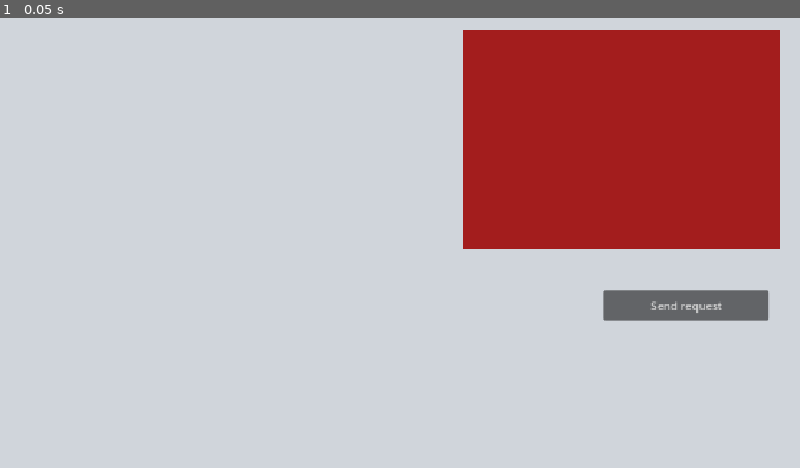
Above: before the commit, frame 1.
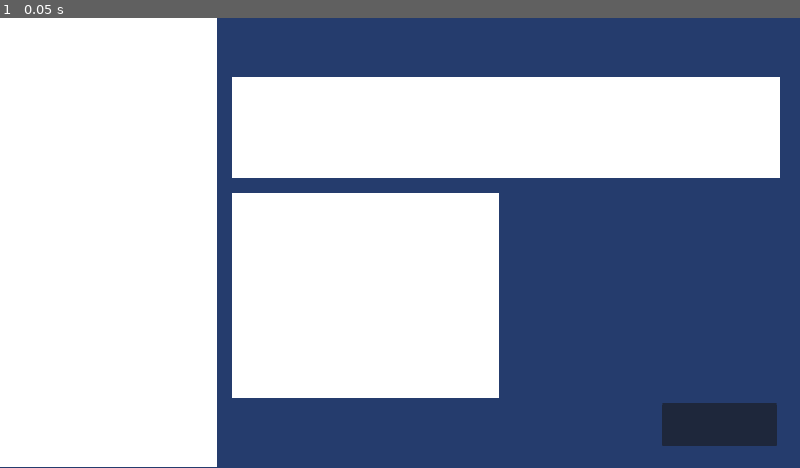
Above: after the commit, the same moment.

Repository: JoyDev941/Project_Stuzha
Game: Godot game, scene res://client-draft.tscn
Two runs of this game, one before a commit and one after it. Both use one fixed random seed, a clock stepped at 60 frames per second and the inputs below.
Inputs:
- Up to frame 1 (0.05 s): no input

The runs differ from the first frame. In frame 1, 100% of the frame differs, in the area x 0-100%, y 0-100%.

Commit message:
Updated UI for Partitioning Tool

Diff:
--- a/Client Application/stuzha-client/client-draft.tscn
+++ b/Client Application/stuzha-client/client-draft.tscn
@@ -1,29 +1,42 @@
 [gd_scene format=3 uid="uid://bmlbc5pdeqkwp"]
 
-[ext_resource type="Script" uid="uid://chx70i6n010sj" path="res://getBtnTestingDiagnose.gd" id="1_akrkj"]
+[ext_resource type="Script" uid="uid://bnlm88ir7noab" path="res://scripts/GPT_Drive_Draft.gd" id="1_akrkj"]
 
-[node name="Node2D" type="Node2D" unique_id=1571054214]
+[node name="StuzhaPartitionerTool" type="Node2D" unique_id=1571054214]
+position = Vector2(105, 109)
 script = ExtResource("1_akrkj")
 
-[node name="ColorRect" type="ColorRect" parent="." unique_id=610357957]
-offset_left = 668.0
-offset_top = 16.0
-offset_right = 1122.0
-offset_bottom = 334.0
-color = Color(0.6392157, 0.11372549, 0.11372549, 1)
+[node name="VBoxContainer" type="VBoxContainer" parent="." unique_id=1082350894]
+visible = false
+offset_right = 439.0
+offset_bottom = 47.0
 
-[node name="RichTextLabel" type="RichTextLabel" parent="." unique_id=1695712357]
-offset_left = 674.0
-offset_top = 23.0
-offset_right = 1115.0
-offset_bottom = 327.0
-theme_override_colors/default_color = Color(1, 1, 1, 1)
+[node name="Label" type="Label" parent="VBoxContainer" unique_id=1690237447]
+layout_mode = 2
 
-[node name="HTTPRequest" type="HTTPRequest" parent="." unique_id=471307468]
+[node name="DriveDropdown" type="OptionButton" parent="VBoxContainer" unique_id=1690730231]
+layout_mode = 2
 
-[node name="Button" type="Button" parent="." unique_id=1561950598]
-offset_left = 869.0
-offset_top = 392.0
-offset_right = 1107.0
-offset_bottom = 436.0
-text = "Send request"
+[node name="ColorRect" type="ColorRect" parent="." unique_id=610130162]
+offset_left = -104.0
+offset_top = -110.0
+offset_right = 208.0
+offset_bottom = 536.0
+
+[node name="ColorRect2" type="ColorRect" parent="." unique_id=1527788639]
+offset_left = 228.0
+offset_top = -24.0
+offset_right = 1018.0
+offset_bottom = 121.0
+
+[node name="ColorRect3" type="ColorRect" parent="." unique_id=474060988]
+offset_left = 229.0
+offset_top = 144.0
+offset_right = 613.0
+offset_bottom = 438.0
+
+[node name="Button" type="Button" parent="." unique_id=935205544]
+offset_left = 848.0
+offset_top = 446.0
+offset_right = 1014.0
+offset_bottom = 508.0
--- a/Client Application/stuzha-client/project.godot
+++ b/Client Application/stuzha-client/project.godot
@@ -27,4 +27,4 @@
 [rendering]
 
 rendering_device/driver.windows="d3d12"
-environment/defaults/default_clear_color=Color(0.8156863, 0.8352941, 0.85882354, 1)
+environment/defaults/default_clear_color=Color(0.14509805, 0.23529412, 0.42745098, 1)
--- /dev/null
+++ b/Client Application/stuzha-client/scripts/GPT_Drive_Draft.gd
@@ -0,0 +1,103 @@
+extends Node2D
+
+@onready var drive_dropdown: OptionButton = $VBoxContainer/DriveDropdown
+
+var available_drives: Array[Dictionary] = []
+
+
+func _ready():
+	detect_drives()
+
+
+func detect_drives():
+	drive_dropdown.clear()
+	available_drives.clear()
+
+	var output: Array = []
+
+	var exit_code = OS.execute(
+		"/usr/bin/lsblk",
+		[
+			"--json",
+			"--bytes",
+			"--output", "NAME,PATH,SIZE,TYPE,RM,MODEL"
+		],
+		output
+	)
+
+	if exit_code != 0 or output.is_empty():
+		drive_dropdown.add_item("Failed to detect drives")
+		drive_dropdown.set_item_disabled(0, true)
+		return
+
+	var result = JSON.parse_string(output[0])
+
+	if not result is Dictionary:
+		drive_dropdown.add_item("Invalid drive information")
+		drive_dropdown.set_item_disabled(0, true)
+		return
+
+	for device in result.get("blockdevices", []):
+		if device.get("type") != "disk":
+			continue
+
+		if not device.get("rm", false):
+			continue
+
+		var drive: Dictionary = {
+			"path": device.get("path", ""),
+			"name": device.get("name", "Unknown"),
+			"size": int(device.get("size", 0)),
+			"model": device.get("model", "Unknown device")
+		}
+
+		available_drives.append(drive)
+
+		var size_gb = drive["size"] / 1_000_000_000.0
+
+		var display_name = "%s — %.2f GB — %s" % [
+			drive["path"],
+			size_gb,
+			drive["model"]
+		]
+
+		drive_dropdown.add_item(display_name)
+		drive_dropdown.set_item_metadata(
+			drive_dropdown.item_count - 1,
+			available_drives.size() - 1
+		)
+
+	if available_drives.is_empty():
+		drive_dropdown.add_item("No removable drives detected")
+		drive_dropdown.set_item_disabled(0, true)
+		return
+
+	drive_dropdown.select(0)
+
+
+func get_selected_drive() -> Dictionary:
+	var index = drive_dropdown.selected
+
+	if index < 0:
+		return {}
+
+	var drive_index = drive_dropdown.get_item_metadata(index)
+
+	if typeof(drive_index) != TYPE_INT:
+		return {}
+
+	if drive_index < 0 or drive_index >= available_drives.size():
+		return {}
+
+	return available_drives[drive_index]
+
+
+func _on_drive_dropdown_item_selected(index: int):
+	var drive = get_selected_drive()
+
+	if drive.is_empty():
+		return
+
+	print("Selected drive: ", drive["path"])
+	print("Model: ", drive["model"])
+	print("Capacity: ", drive["size"], " bytes")
--- /dev/null
+++ b/Client Application/stuzha-client/scripts/check_Drives.gd
@@ -0,0 +1,20 @@
+extends Node
+
+# Called when the node enters the scene tree for the first time.
+func _ready() -> void:
+	detect_drives()
+
+func detect_drives():
+	var output: Array = []
+
+	var exit_code = OS.execute(
+		"lsblk",
+		["--json", "--bytes", "--output", "NAME,PATH,SIZE,TYPE,FSTYPE,MODEL"],
+		output
+	)
+
+	if exit_code == 0:
+		print("Detected Drives: ")
+		print(output[0])
+	else:
+		print("No Drives Detected")
Not shown, added: Client Application/stuzha-client/scripts/GPT_Drive_Draft.gd.uid
Not shown, added: Client Application/stuzha-client/scripts/check_Drives.gd.uid
Renamed: Client Application/stuzha-client/getBtnTestingDiagnose.gd -> Client Application/stuzha-client/scripts/requestDraft.gd
Renamed: Client Application/stuzha-client/getBtnTestingDiagnose.gd.uid -> Client Application/stuzha-client/scripts/requestDraft.gd.uid
Not shown, added: UI examples/Partitioning tool.png
